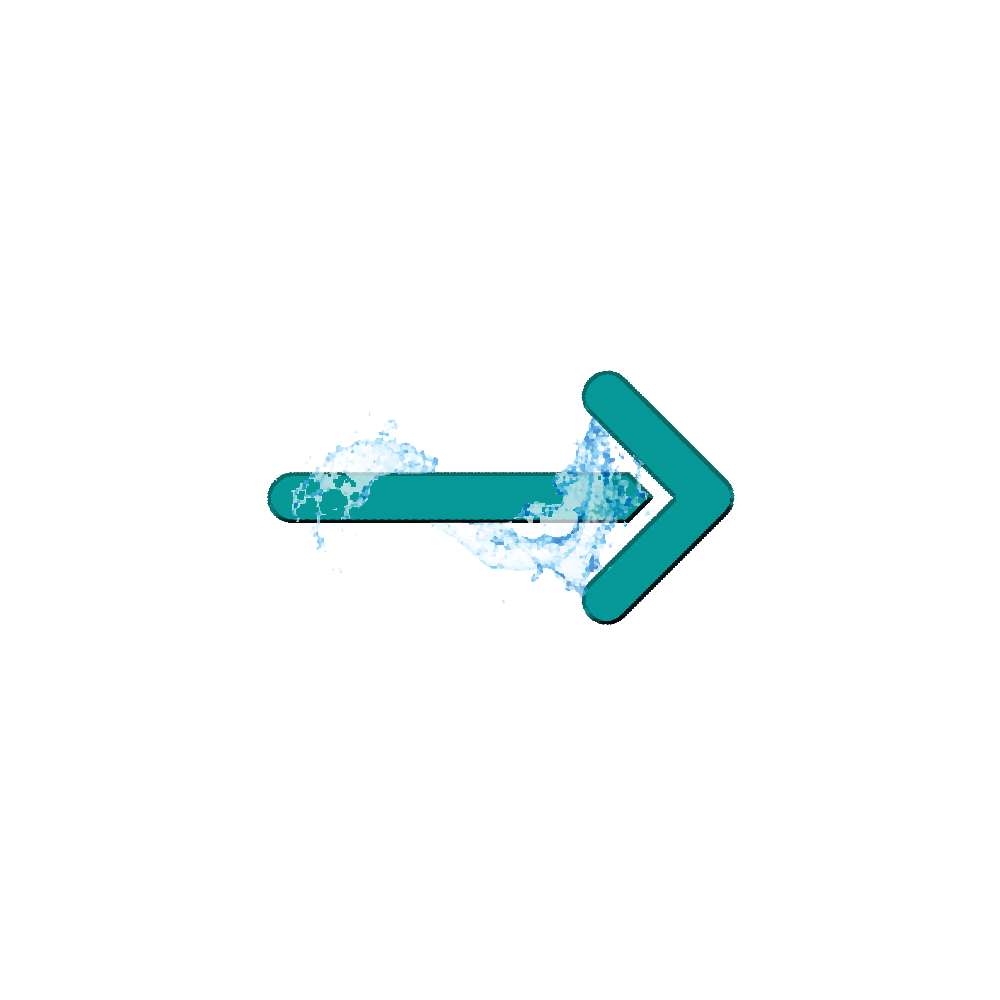
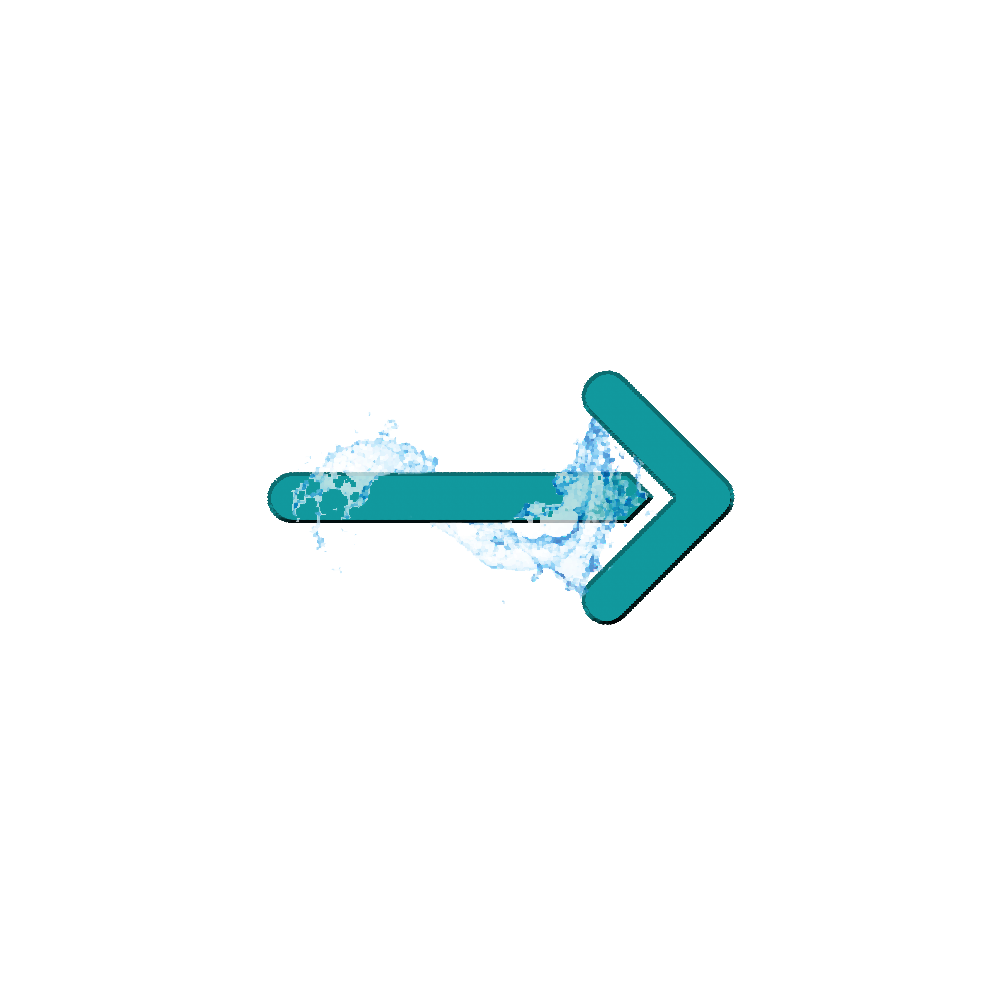
Layered file, before and after one edit (w=1000, h=1000). Changes by layer:
added layer "Layer 1 copy 3" above "Layer 1 copy 2" over [267,370,735,625]
hid "Layer 1 copy 2" over [267,370,735,625]
